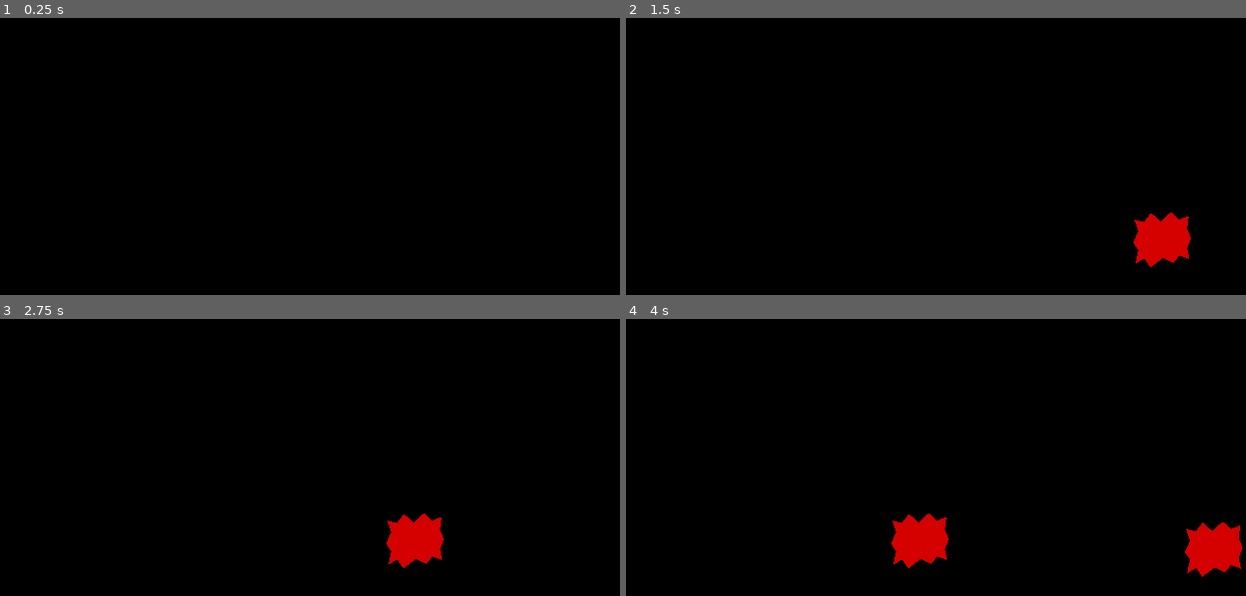
Above: before the commit, frames 1-4 (two rows, left to right).
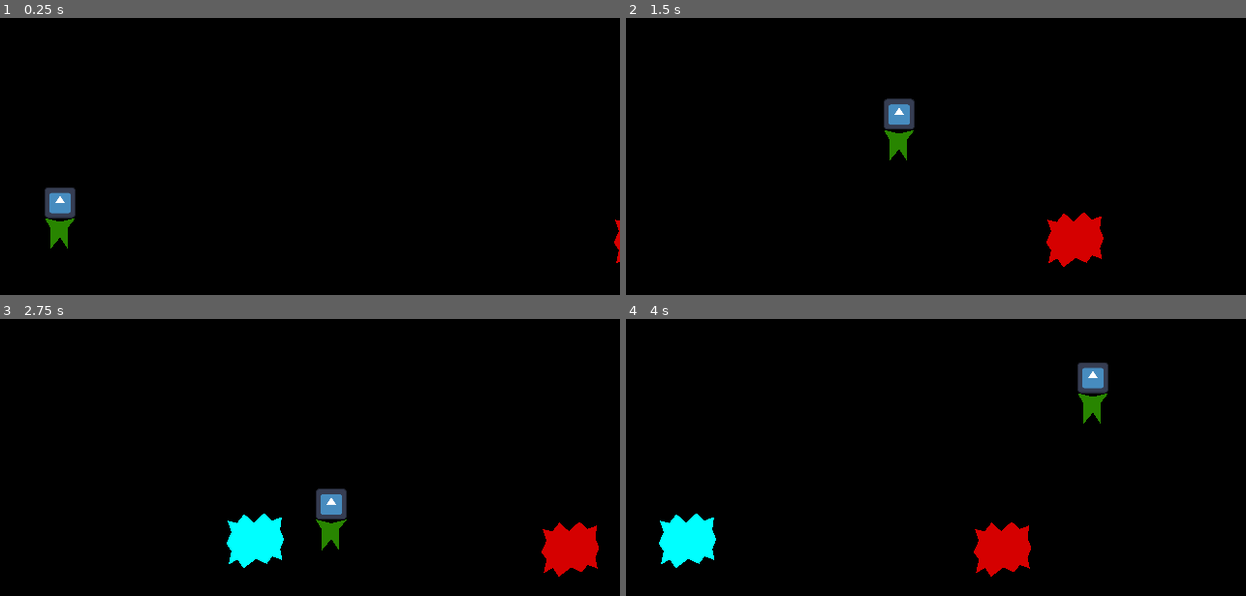
Above: after the commit, the same moments.

Repository: ArtfulJW/GGJ2024_UltimateGameJamGang
Game: Godot game, scene res://main.tscn
The game is run twice, just before and just after one commit, with the same random seed, the same clock (stepped at 60 frames per second) and the same inputs. The engine's default icon, where the game draws it, is replaced by a stand-in: a white triangle on a blue panel in a dark square.
Inputs:
- Up to frame 1 (0.25 s): no input
- Up to frame 2 (1.5 s): tap Enter (ui_accept) at 0.5, 0.6, 0.77, 1.07, 1.35 s; hold Right (ui_right) 0.53-1.28 s; hold Left (ui_left) from 1.28 s (still down)
- Up to frame 3 (2.75 s): tap Enter (ui_accept) at 1.52, 1.82, 2.1 s; release Left (ui_left) at 2.03 s; hold Right (ui_right) from 2.03 s (still down)
- Up to frame 4 (4 s): tap Enter (ui_accept) at 2.85, 3.02, 3.32, 3.6, 3.77 s; release Right (ui_right) at 3.53 s; hold Left (ui_left) from 3.53 s (still down)

The runs differ from the first frame. In frame 1, 0.9% of the frame differs, in the area x 7-100%, y 61-89%; in frame 2, 3.4%; in frame 3, 4.7%; in frame 4, 6.0%, in the area x 5-100%, y 15-94%.

Commit message:
Player stubbed in with basic control. Collision detection on thots. Game speed increases as thots pass.

Diff:
--- a/Thoughts/thought_object.gd
+++ b/Thoughts/thought_object.gd
@@ -1,6 +1,7 @@
 extends Area2D
 
-var speed = 10
+@onready var sprite_2d = $Sprite2D
+var speed = 80
 
 # Called when the node enters the scene tree for the first time.
 func _ready():
@@ -10,5 +11,13 @@
 # Called every frame. 'delta' is the elapsed time since the previous frame.
 func _process(delta):
 	position.x -= speed * delta * GlobalData.world_speed
-	if position.x < -16:
+	if position.x < -32:
+		GlobalData.world_speed += 0.1
 		queue_free()
+
+
+
+
+func _on_body_entered(body):
+	print("collision!")
+	sprite_2d.modulate = Color.AQUA
--- a/Thoughts/thought_object.tscn
+++ b/Thoughts/thought_object.tscn
@@ -18,5 +18,6 @@
 
 [node name="CollisionShape2D" type="CollisionShape2D" parent="."]
 position = Vector2(16, -16)
-scale = Vector2(1, 1)
 shape = SubResource("CircleShape2D_2xaor")
+
+[connection signal="body_entered" from="." to="." method="_on_body_entered"]
--- a/Thoughts/thought_spawner.tscn
+++ b/Thoughts/thought_spawner.tscn
@@ -6,5 +6,5 @@
 script = ExtResource("1_ucpfk")
 
 [node name="SpawnTimer" type="Timer" parent="."]
-wait_time = 3.0
+wait_time = 2.0
 one_shot = true
--- a/global_data.gd
+++ b/global_data.gd
@@ -1,7 +1,6 @@
 extends Node
 
-var world_speed = 5
+var world_speed = 1
 
-# there's probably a way to find this automatically
-var screen_size_x = 320
-var screen_size_y = 180
+var screen_size_x = ProjectSettings.get_setting("display/window/size/viewport_width")
+var screen_size_y = ProjectSettings.get_setting("display/window/size/viewport_height")
--- a/main.tscn
+++ b/main.tscn
@@ -1,7 +1,11 @@
-[gd_scene load_steps=2 format=3 uid="uid://cciyqadskau8h"]
+[gd_scene load_steps=3 format=3 uid="uid://cciyqadskau8h"]
 
 [ext_resource type="PackedScene" uid="uid://dlb28bmmmfoux" path="res://Thoughts/thought_spawner.tscn" id="1_meu4n"]
+[ext_resource type="PackedScene" uid="uid://dkxd3khyh0ysq" path="res://player.tscn" id="2_bktbs"]
 
 [node name="Main" type="Node2D"]
 
 [node name="ThoughtSpawner" parent="." instance=ExtResource("1_meu4n")]
+
+[node name="Player" parent="." instance=ExtResource("2_bktbs")]
+position = Vector2(23, 152)
--- /dev/null
+++ b/player.gd
@@ -0,0 +1,33 @@
+extends CharacterBody2D
+
+
+const SPEED = 200.0
+const JUMP_VELOCITY = -400.0
+
+# Get the gravity from the project settings to be synced with RigidBody nodes.
+var gravity = ProjectSettings.get_setting("physics/2d/default_gravity")
+@onready var starting_position = position
+
+func _physics_process(delta):
+	# Add the gravity.
+	if not is_on_simulated_floor():
+		velocity.y += gravity * delta
+	else:
+		velocity.y = 0
+
+	# Handle jump.
+	if Input.is_action_just_pressed("ui_accept") and is_on_simulated_floor():
+		velocity.y = JUMP_VELOCITY
+
+	# Get the input direction and handle the movement/deceleration.
+	# As good practice, you should replace UI actions with custom gameplay actions.
+	var direction = Input.get_axis("ui_left", "ui_right")
+	if direction:
+		velocity.x = direction * SPEED
+	else:
+		velocity.x = move_toward(velocity.x, 0, SPEED)
+
+	move_and_slide()
+
+func is_on_simulated_floor():
+	return position.y > starting_position.y
--- /dev/null
+++ b/player.tscn
@@ -0,0 +1,25 @@
+[gd_scene load_steps=4 format=3 uid="uid://dkxd3khyh0ysq"]
+
+[ext_resource type="Script" path="res://player.gd" id="1_gd3j7"]
+[ext_resource type="Texture2D" uid="uid://ci2g7wgulpew2" path="res://icon.svg" id="1_l4jpk"]
+
+[sub_resource type="CapsuleShape2D" id="CapsuleShape2D_b87ka"]
+radius = 8.0
+height = 32.0
+
+[node name="Player" type="CharacterBody2D"]
+collision_mask = 0
+script = ExtResource("1_gd3j7")
+
+[node name="CollisionShape2D" type="CollisionShape2D" parent="."]
+position = Vector2(8, -16)
+shape = SubResource("CapsuleShape2D_b87ka")
+
+[node name="Sprite2D" type="Sprite2D" parent="."]
+position = Vector2(8, -24)
+scale = Vector2(0.125, 0.125)
+texture = ExtResource("1_l4jpk")
+
+[node name="Polygon2D" type="Polygon2D" parent="."]
+color = Color(0.160784, 0.52549, 0, 1)
+polygon = PackedVector2Array(0, -16, 8, -14, 16, -16, 12, -11, 12, -8, 12, 0, 8, -6, 3, 0, 3, -8, 3, -11)
